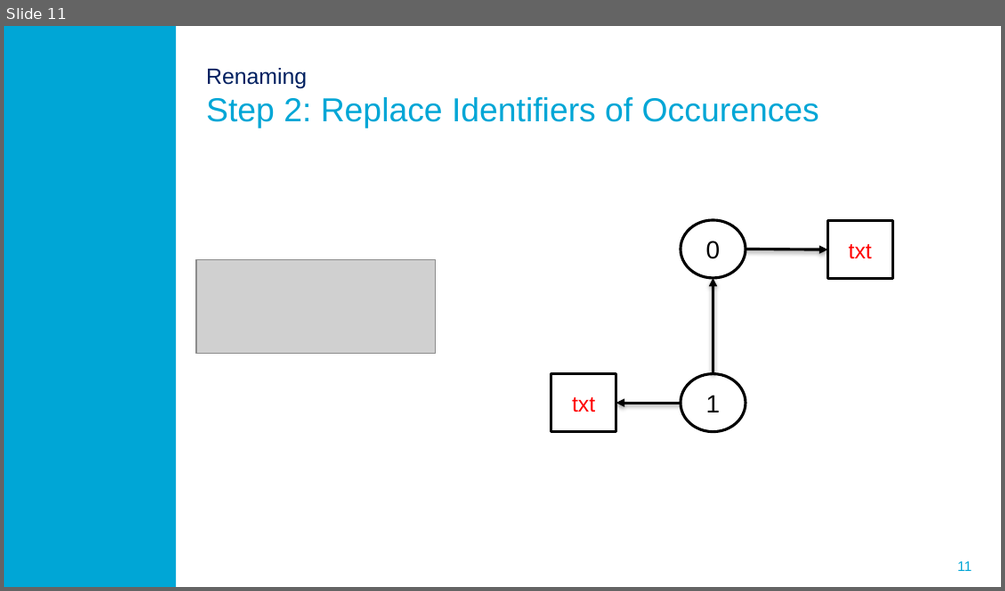
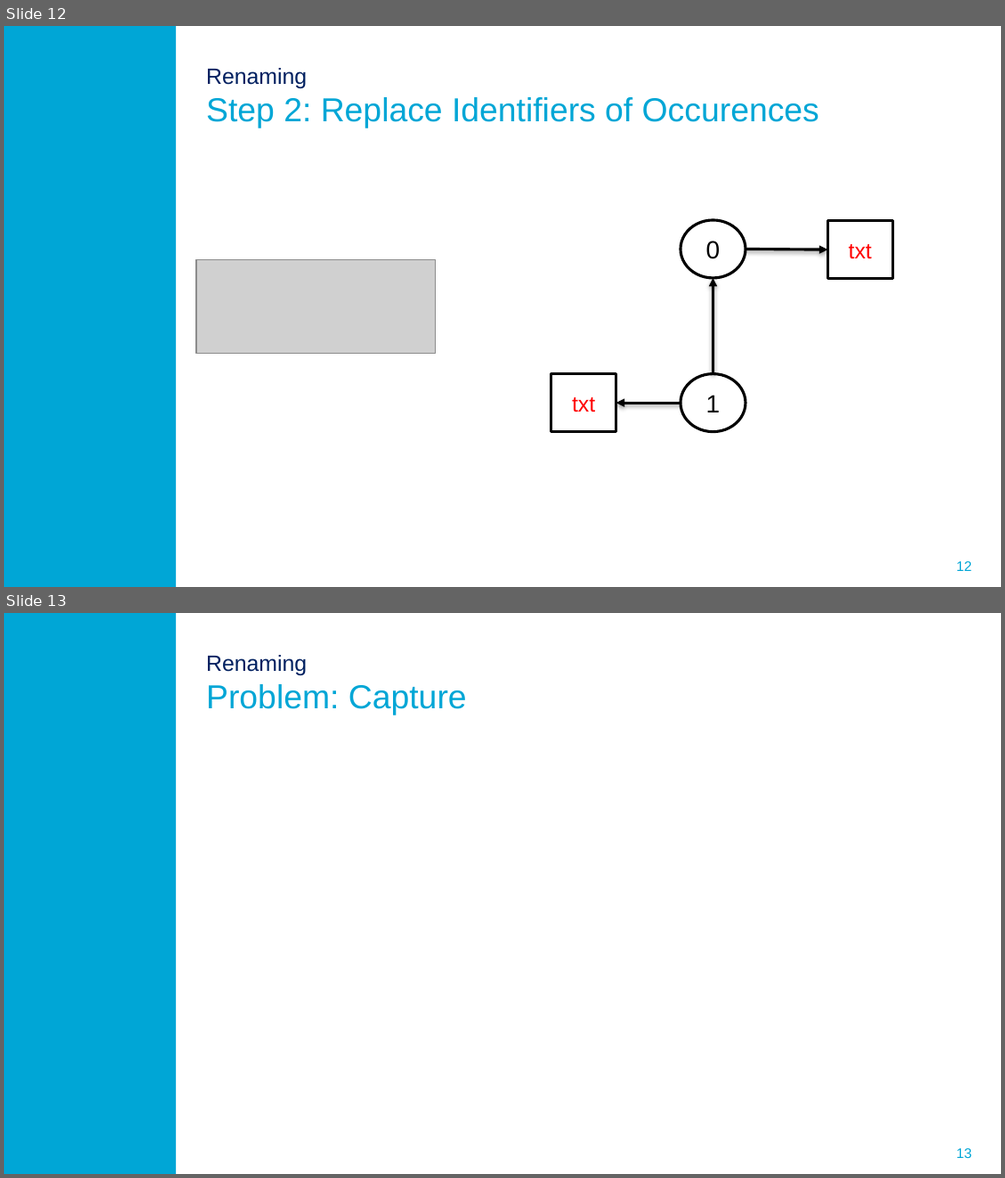
Before and after one commit to ProMisDev/metaborg-tiger, a slide deck: presentation/Misteli_Refactoring_in_Spoofax.pptx. Shown one above the other, each under a label of ours: slide 11 before the commit, slides 12 and 13 after it. The pictures are 1005x591 and 1005x1178 pixels, drawn with LibreOffice and Linux fonts; fonts in the diff are those of the drawing; grey boxes stand for pictures; background and template pictures are left out. Boxes give left, top, right and bottom in pixels: in the first picture for what was removed or moved away, otherwise in the second. Text is boxed around its words. In the diff, an @@ line names an element or a change of style, - is before the commit and + after.

```diff
--- a/presentation/Misteli_Refactoring_in_Spoofax.pptx
+++ b/presentation/Misteli_Refactoring_in_Spoofax.pptx
@@ slide 13 added at <box>4,613,1001,1174</box>, background #FFFFFF; not listed: 2 template elements that a slide beside it also shows @@
@@ title added at <box>206,655,467,715</box>, 24 pt, text #00A6D6 @@
+Renaming
+Problem: Capture
@@ what was slide 11 is now slide 12 @@
@@ page number at <box>956,561,971,571</box>: text changed @@
-11
+12
```
Also in this commit, not shown: 1 slide changed, 2 other slides added.
